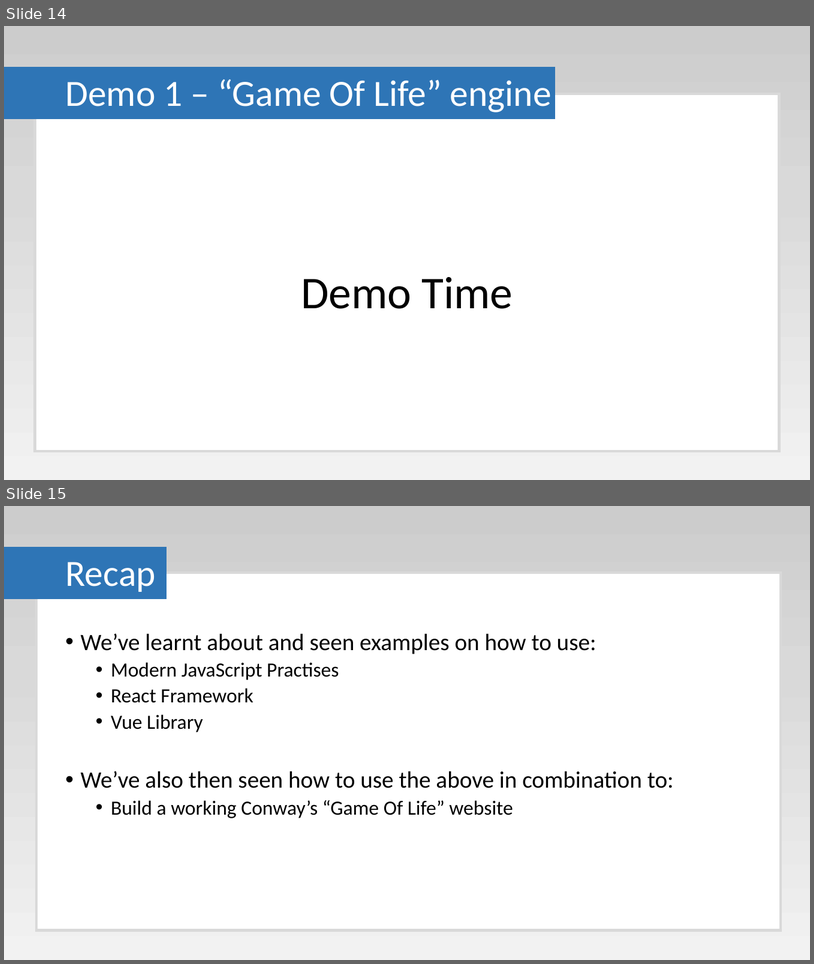
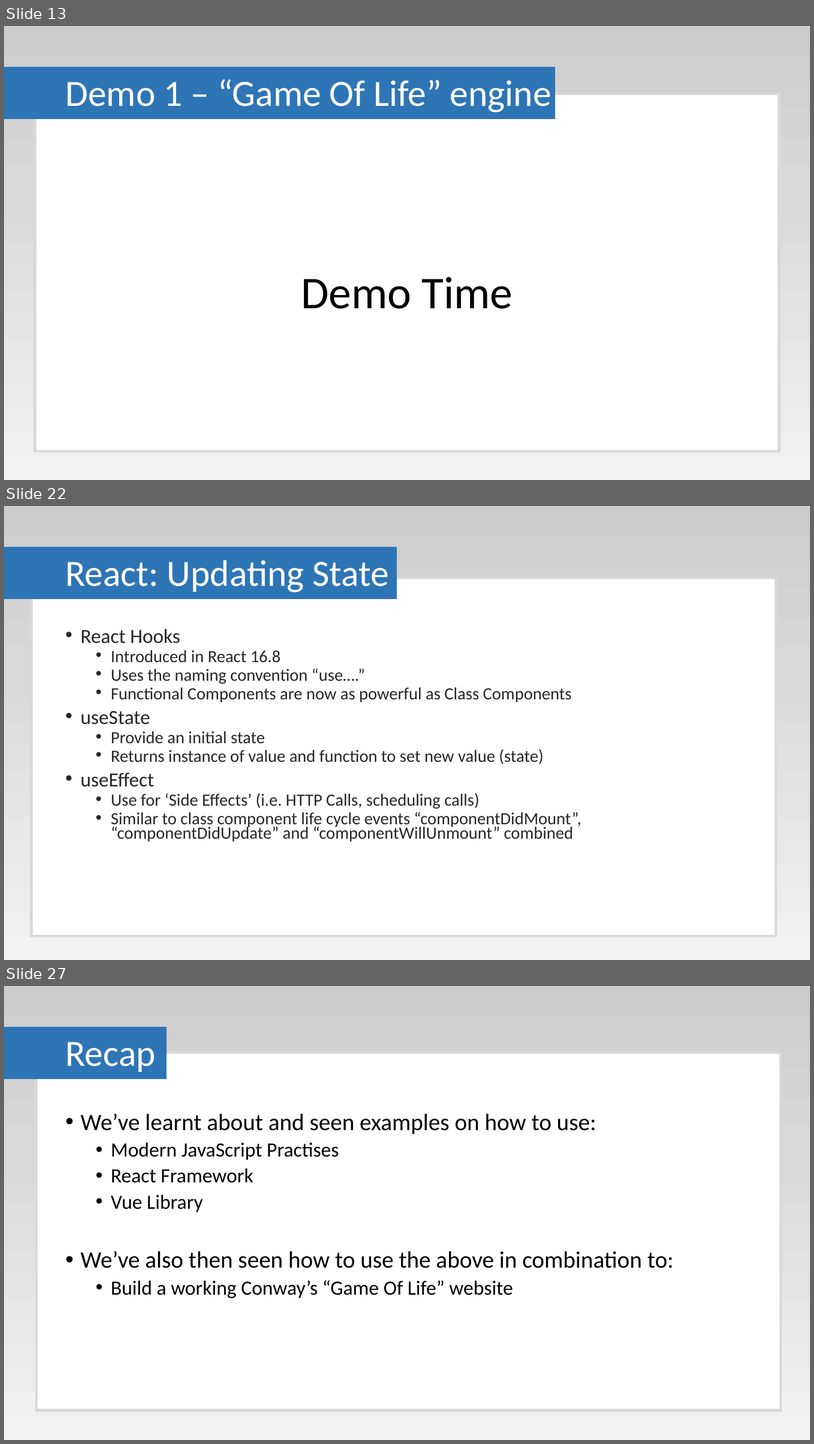
Before and after one commit to Paul-Hadfield/GameOfLife-Talk, a slide deck: Game Of Life Presentation.pptx. Shown one above the other, each under a label of ours: slides 14 and 15 before the commit, slides 13, 22 and 27 after it; the slides between them are not shown. The pictures are 814x964 and 814x1444 pixels, drawn with LibreOffice and Linux fonts; fonts in the diff are those of the drawing. Boxes give left, top, right and bottom in pixels: in the first picture for what was removed or moved away, otherwise in the second. Text is boxed around its words. In the diff, an @@ line names an element or a change of style, - is before the commit and + after.

```diff
--- a/Game Of Life Presentation.pptx
+++ b/Game Of Life Presentation.pptx
@@ slide 22 added at (4,506,810,960), background gradient #CCCCCC to #D9D9D9 to #F2F2F2 @@
@@ rectangle added at (4,547,396,598), fill #2E75B6, outline #2E75B6 1 pt @@
@@ title added at (65,560,390,592), 44 pt, text #FFFFFF @@
+React: Updating State
@@ rectangle added at (31,578,776,936), fill #FFFFFF, outline #D9D9D9 3 pt @@
@@ text added at (81,629,582,841), 20.4 pt, text #262626 @@
+• React Hooks
+  • Introduced in React 16.8
+  • Uses the naming convention “use….”
+  • Functional Components are now as powerful as Class Components
+• useState
+  • Provide an initial state
+  • Returns instance of value and function to set new value (state)
+• useEffect
+  • Use for ‘Side Effects’ (i.e. HTTP Calls, scheduling calls)
+  • Similar to class component life cycle events “componentDidMount”, “componentDidUpdate” and “componentWillUnmount” combined
@@ what was slide 14 is now slide 13 @@
@@ what was slide 15 is now slide 27 @@
```
Also in this commit, not shown: 2 slides changed, 11 other slides added.
